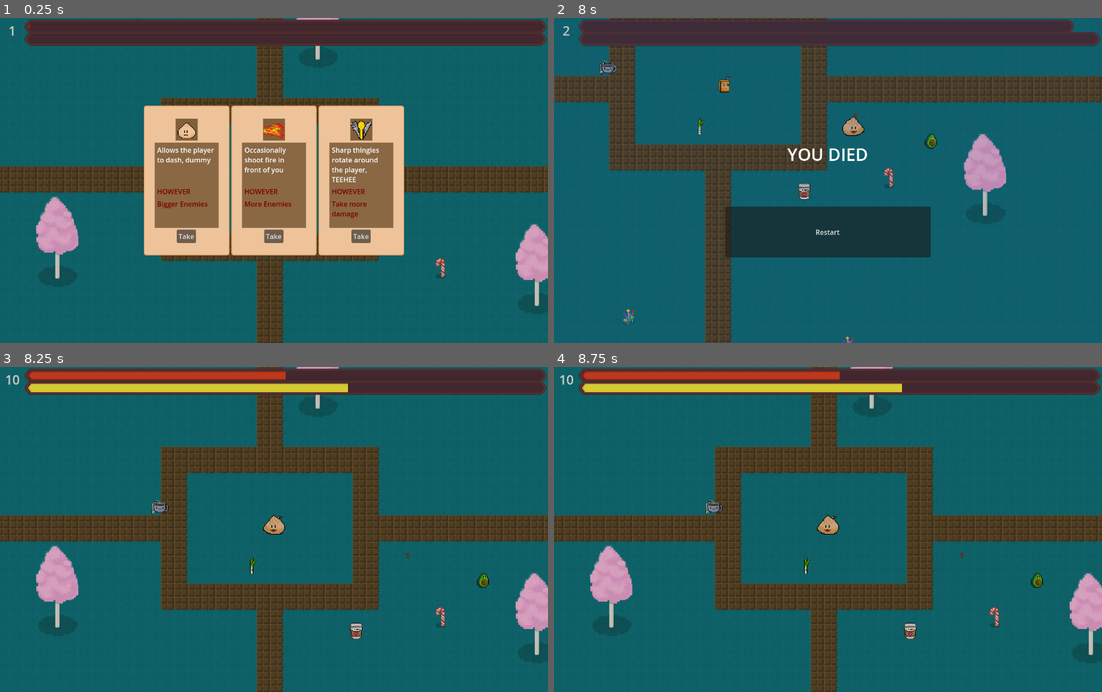
Above: before the commit, frames 1-4 (two rows, left to right).
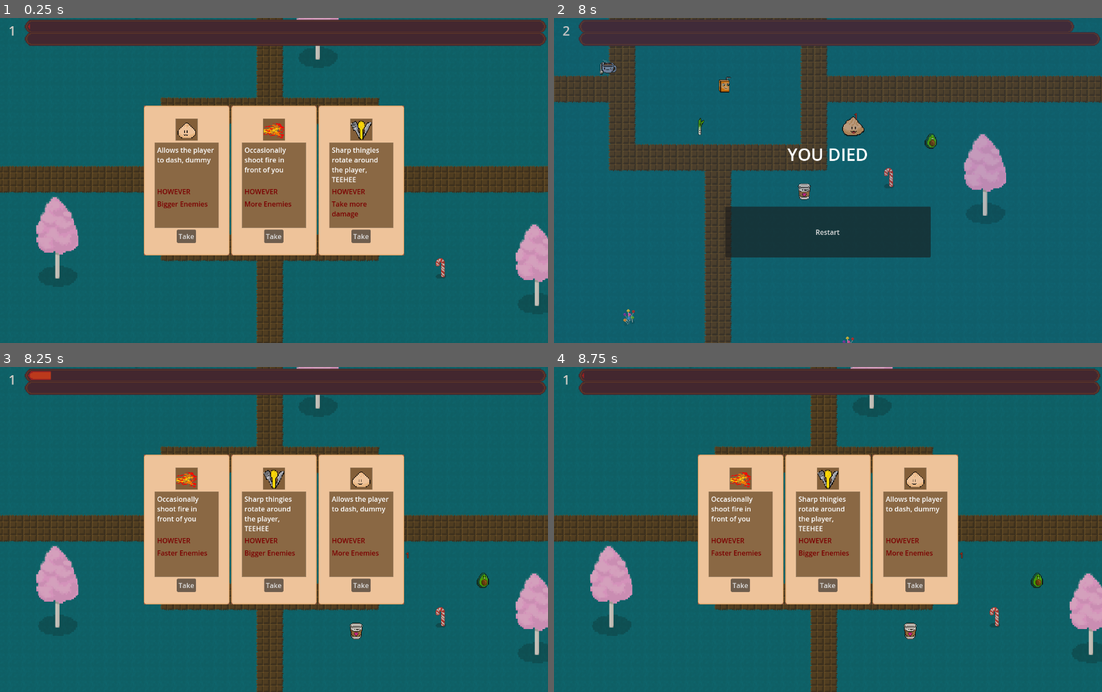
Above: after the commit, the same moments.

Repository: SteamedKoko/Gluttony
Game: Godot game, scene res://scenes/arena/arena.tscn
Two runs of this game, one before a commit and one after it. Both use one fixed random seed, a clock stepped at 60 frames per second and the inputs below.
Inputs:
- Up to frame 1 (0.25 s): no input
- Up to frame 2 (8 s): click "Take" at 0.5 s; tap Enter at 1.25 s; hold F (right) 1.28-2.03 s; hold J (dash) 1.28-2.03 s; hold Down (down) 2.03-2.78 s; tap J (dash) every 1.5 s from 2.1 to 6.6 s; hold F (right) 2.78-3.53 s; hold J (dash) 2.78-3.53 s; hold Up (up) 3.53-4.28 s; hold J (dash) 4.28-5.03 s; hold S (left) 4.28-5.78 s; hold Down (down) 5.78-6.53 s; hold J (dash) 5.78-6.53 s; hold F (right) 6.53-7.28 s; hold Up (up) from 7.28 s (still down); hold J (dash) from 7.28 s (still down)
- Up to frame 3 (8.25 s): release Up (up) at 8 s; release J (dash) at 8 s; click "Restart" at 8 s
- Up to frame 4 (8.75 s): no input

Frames 1-2 are identical in both runs. In frame 3, 24% of the frame differs, in the area x 1-74%, y 1-74%; in frame 4, 25%.
Error before the commit: Invalid access to property or key 'leveled_up' on a base object of type 'previously freed'. (res://ui/level_up_menu/level_up_menu.gd:9)

Commit message:
plenty o bugs with restart, need to sort them out; need to stop making everything a singleton

Diff:
--- a/entities/knockback/knockback.gd
+++ b/entities/knockback/knockback.gd
@@ -1,10 +1,9 @@
 class_name Knockback
 extends Node2D
 
-@onready var player = get_tree().get_first_node_in_group("player")
 @onready var parent = get_parent()
 
 
 func _on_hurt_box_got_knocked_back(knockback: float) -> void:
-    var direction = player.global_position.direction_to(global_position).normalized()
-    parent.velocity += direction * knockback
+	var direction = GameManager.player.global_position.direction_to(global_position).normalized()
+	parent.velocity += direction * knockback
--- a/entities/monsters/base_monster.gd
+++ b/entities/monsters/base_monster.gd
@@ -8,7 +8,6 @@
 @export var acceleration: float = 300
 @export var _exp_value: float = 10
 
-@onready var player = get_tree().get_first_node_in_group("player")
 @onready var soft_collision = $SoftCollision
 @onready var health: Health = $Health
 
@@ -24,8 +23,8 @@
 
 
 func move_monster(delta) -> void:
-	if player:
-		var direction = (player.global_position - global_position).normalized()
+	if GameManager.player:
+		var direction = (GameManager.player.global_position - global_position).normalized()
 		velocity = velocity.move_toward(direction * move_speed, acceleration * delta)
 
 	if soft_collision and soft_collision.is_colliding():
@@ -37,7 +36,7 @@
 
 
 func perish() -> void:
-	player.current_exp += _exp_value
+	GameManager.player.current_exp += _exp_value
 	queue_free()
 
 
--- a/globals/game_manager.gd
+++ b/globals/game_manager.gd
@@ -1,6 +1,11 @@
 extends Node
 
-@onready var player: Player = get_tree().get_first_node_in_group("player")
+var player: Player:
+	get:
+		if not player:
+			player = get_tree().get_first_node_in_group("player")
+		return player
+
 @onready var spawner_resource: Resource = preload("res://entities/spawner/spawner.tscn")
 @onready var sudo_resource: Resource = preload("res://entities/monsters/sudo.tscn")
 @onready var kok_resource: Resource = preload("res://entities/monsters/kok.tscn")
@@ -44,7 +49,8 @@
 
 
 func restart():
-	get_tree().change_scene_to_file("res://scenes/arena/arena.tscn")
+	GlobalSkillManager.refresh()
+	get_tree().reload_current_scene()
 
 func increase_spawn_speed():
 	general_spawn_timer.wait_time *= .66
--- a/globals/skill_manager.gd
+++ b/globals/skill_manager.gd
@@ -80,6 +80,13 @@
 }
 
 
+func refresh():
+	for key in active_skills.keys():
+		var s = active_skills.get(key)
+		s.queue_free()
+
+	active_skills = {}
+
 func get_skill(skill_enum: skills) -> Dictionary:
 	return ALL_SKILLS.get(skill_enum)
 
